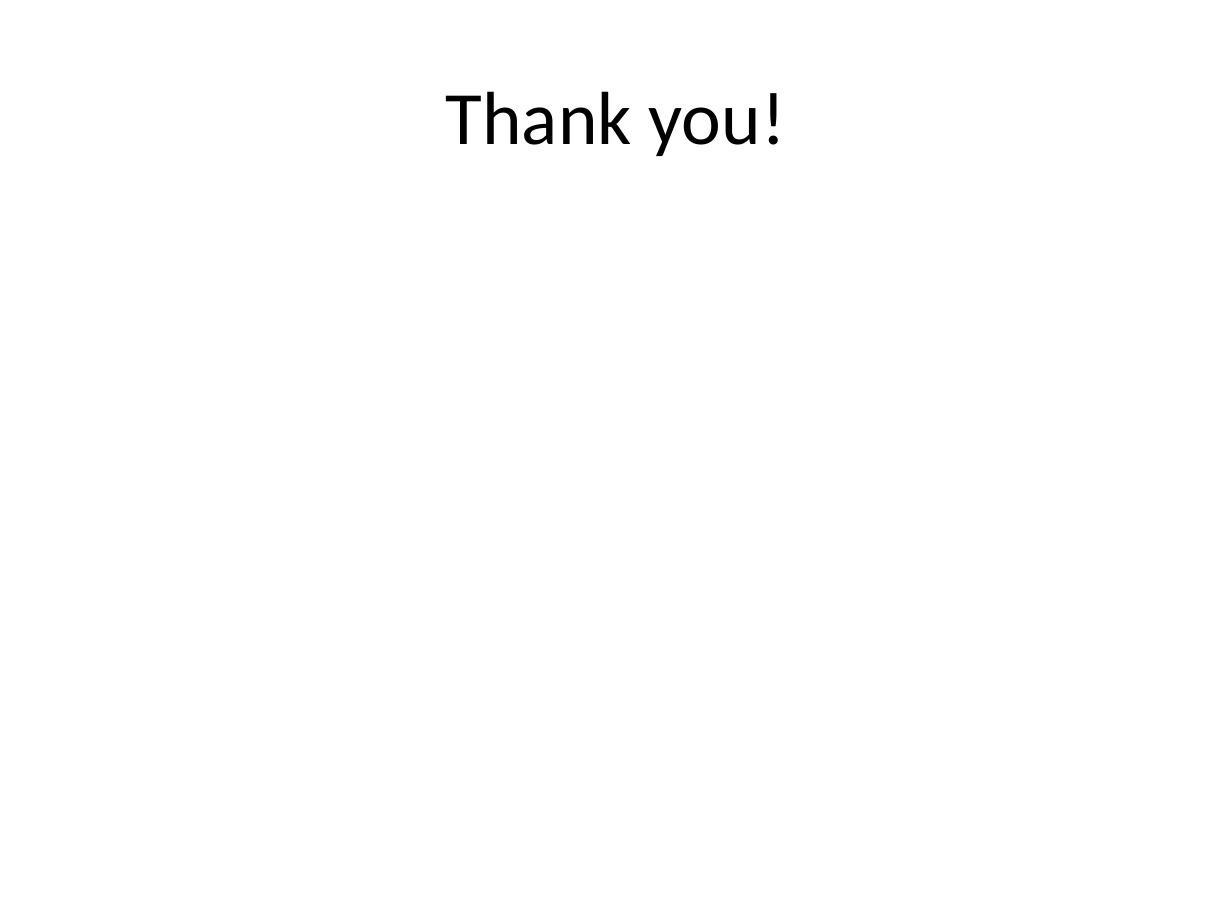
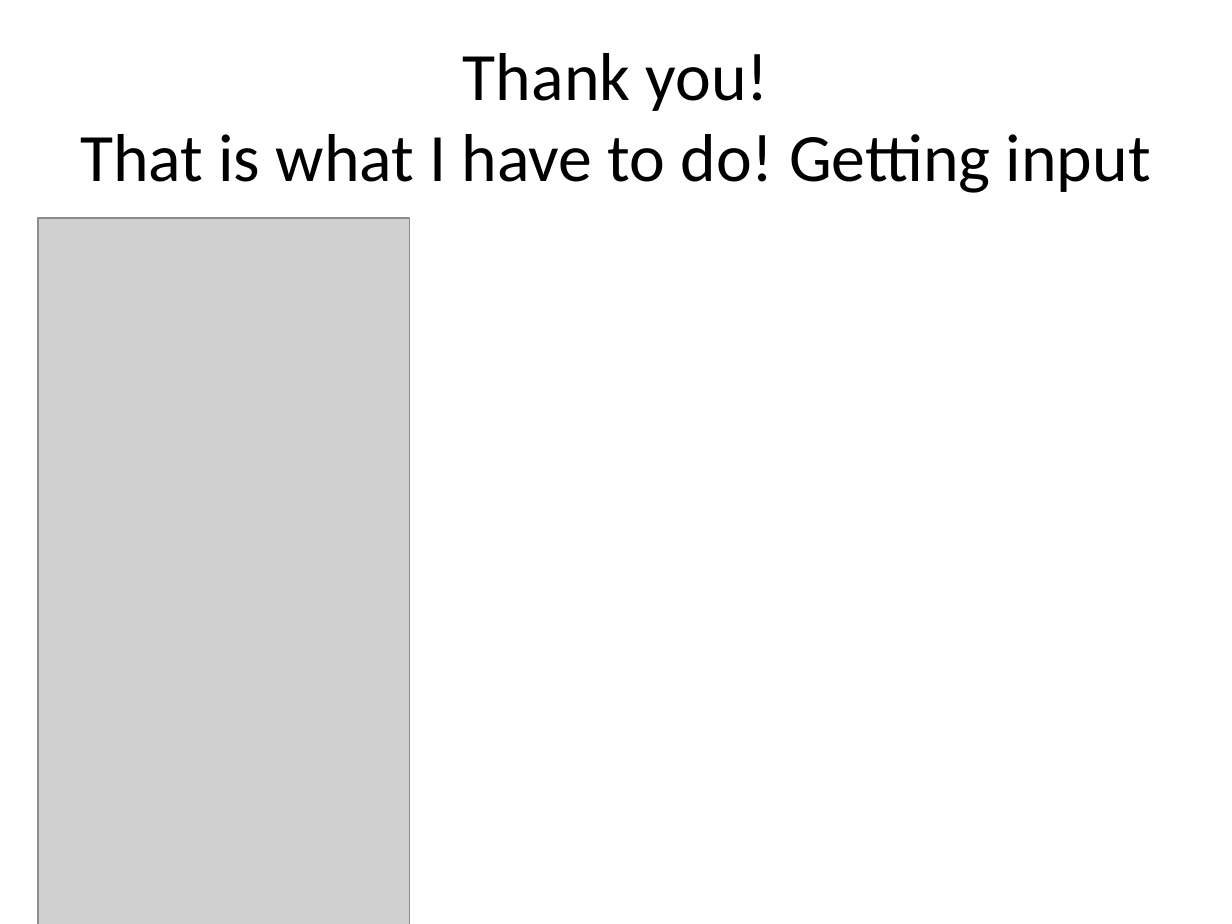
Before and after one commit to Ciprian1922/Code_Works, a slide deck: slide 9 of Y3S1/DP/Bank_Management_Presentation.pptx. Drawn at 1232x924 pixels with LibreOffice and Linux fonts; fonts in the diff are those of the drawing; grey boxes stand for pictures. Boxes give left, top, right and bottom in pixels: in the first picture for what was removed or moved away, otherwise in the second. Text is boxed around its words. In the diff, an @@ line names an element or a change of style, - is before the commit and + after.

```diff
--- a/Y3S1/DP/Bank_Management_Presentation.pptx
+++ b/Y3S1/DP/Bank_Management_Presentation.pptx
@@ title at [80,53,1151,193]: text changed; size 44 to 39.6 pt @@
-Thank you!
+Thank you!
+That is what I have to do! Getting input
@@ picture added at [38,218,410,924] @@
```
Also in this commit, not shown: 4 other slides changed, 41 other files.
